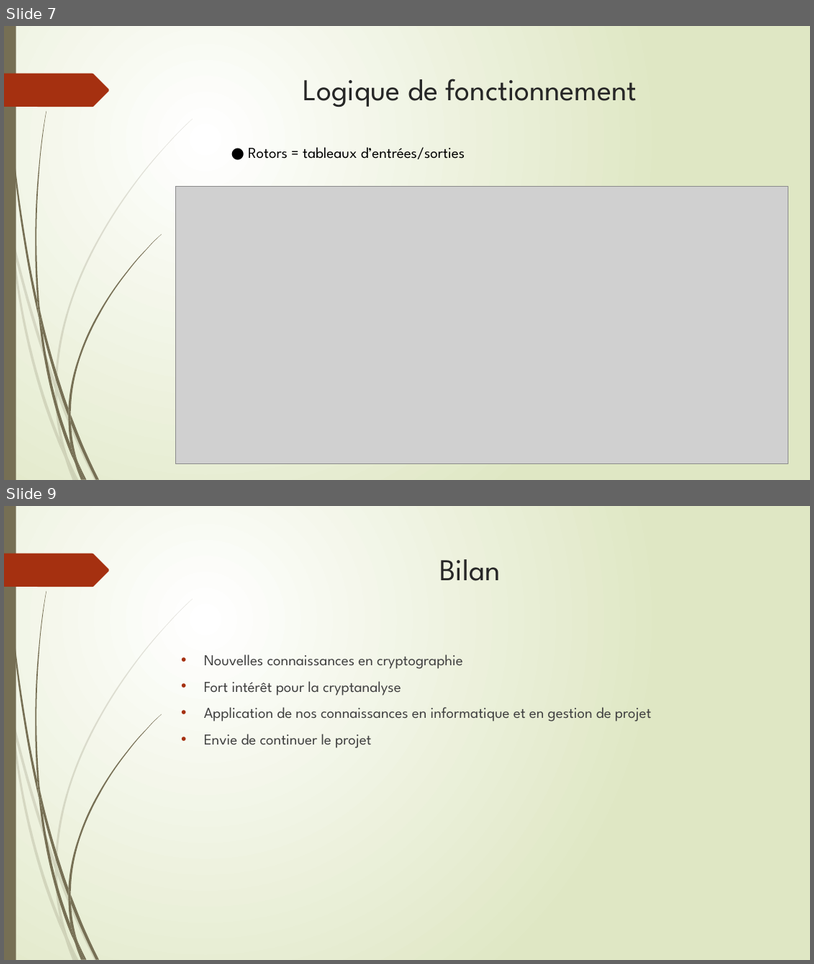
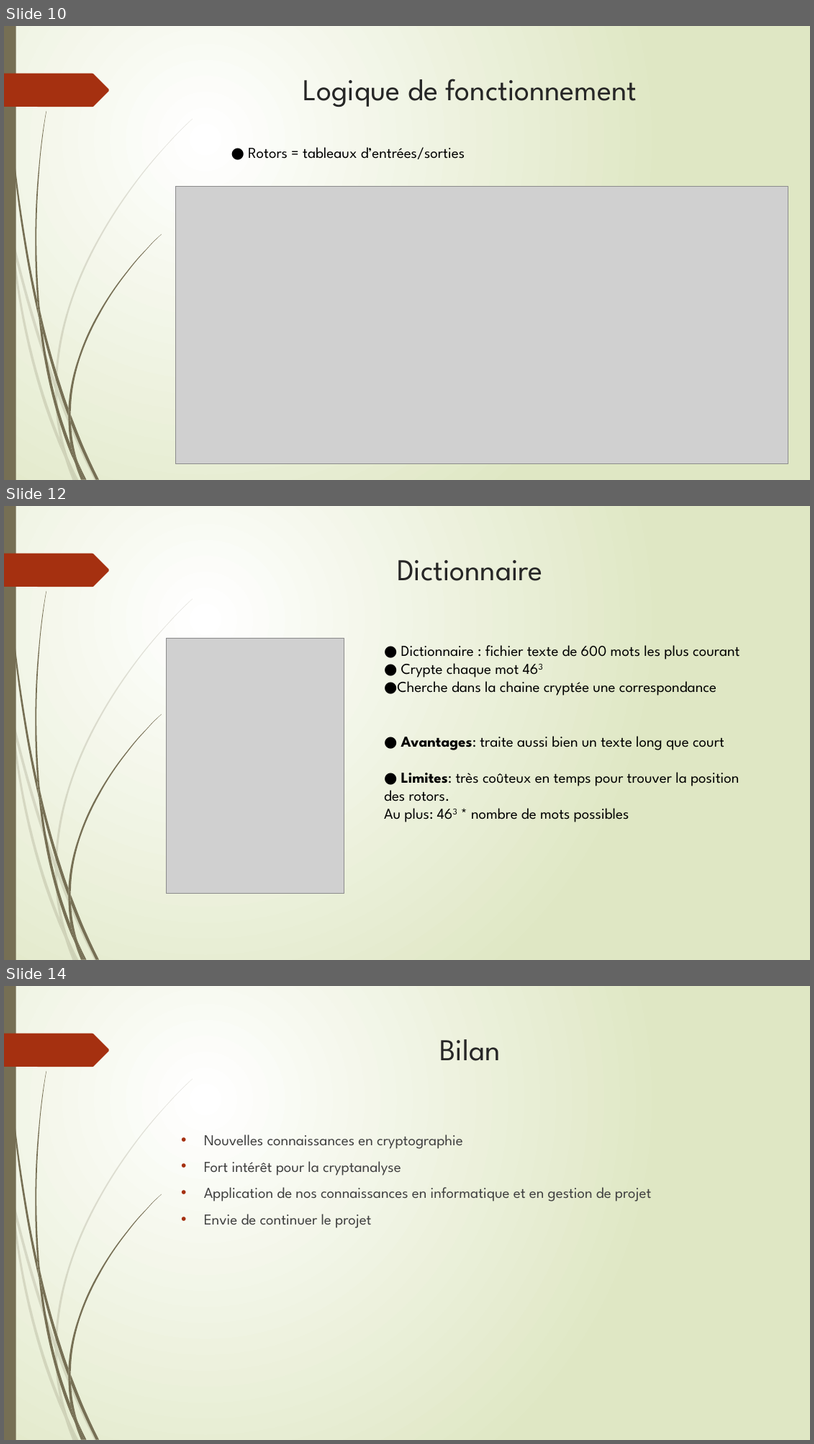
Before and after one commit to Marianna-dl/EnigmaProject, a slide deck: Rapport/Projet Enigma.pptx. Shown one above the other, each under a label of ours: slides 7 and 9 before the commit, slides 10, 12 and 14 after it; the slides between them are not shown. The pictures are 814x964 and 814x1444 pixels, drawn with LibreOffice and Linux fonts; fonts in the diff are those of the drawing; grey boxes stand for pictures. Boxes give left, top, right and bottom in pixels: in the first picture for what was removed or moved away, otherwise in the second. Text is boxed around its words. In the diff, an @@ line names an element or a change of style, - is before the commit and + after.

```diff
--- a/Rapport/Projet Enigma.pptx
+++ b/Rapport/Projet Enigma.pptx
@@ slide 12 added at (4,506,810,960), background gradient #FFFFFF to #DFE8C4; not listed: 24 template elements that a slide beside it also shows @@
@@ title added at (397,560,543,581), 36 pt, text #262626 @@
+Dictionnaire
@@ picture added at (166,638,344,894) @@
@@ text added at (384,645,740,822), 18 pt, text #000000 @@
+● Dictionnaire : fichier texte de 600 mots les plus courant
+● Crypte chaque mot 463
+●Cherche dans la chaine cryptée une correspondance
+● Avantages: traite aussi bien un texte long que court
+● Limites: très coûteux en temps pour trouver la position des rotors.
+Au plus: 463 * nombre de mots possibles
@@ what was slide 7 is now slide 10 @@
@@ what was slide 9 is now slide 14 @@
```
Also in this commit, not shown: 1 slide changed, 4 other slides added, 2 other files.
